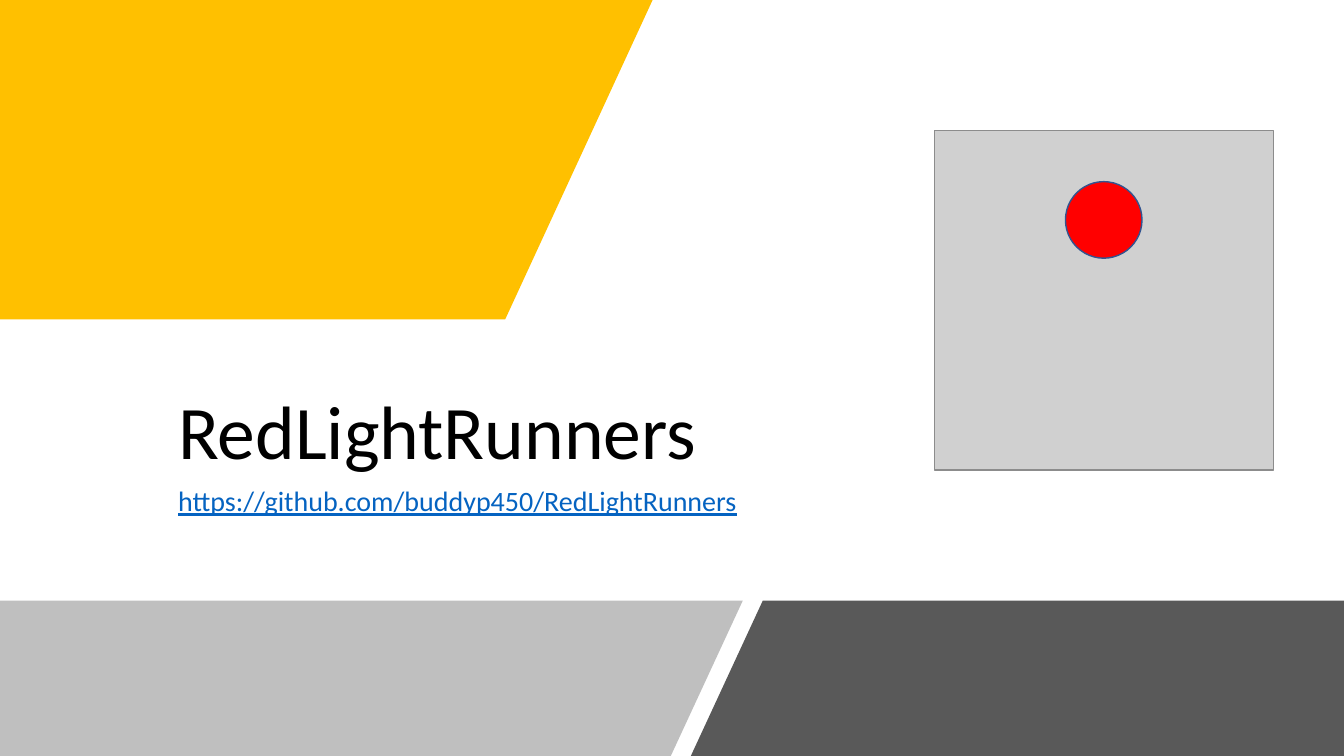
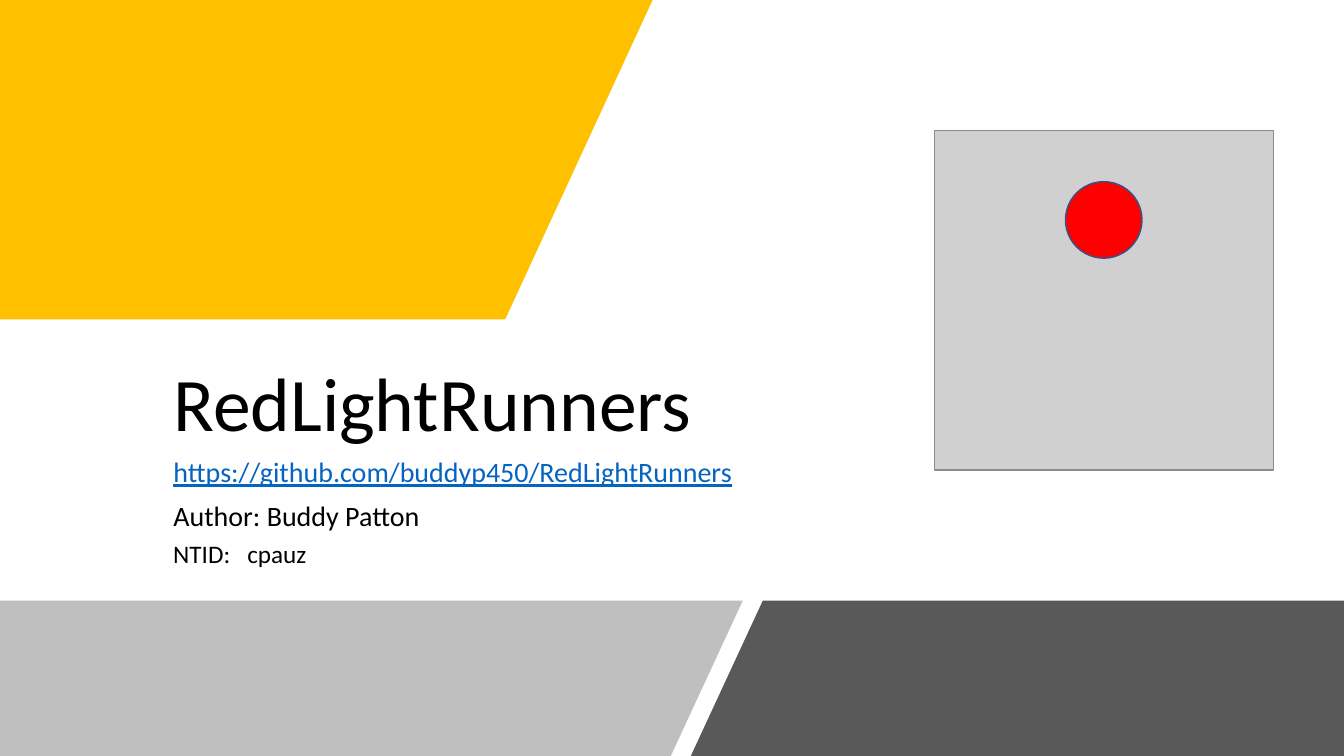
Before and after one commit to buddyp450/RedLightRunners, a slide deck: slide 1 of RedLightRunners.pptx. Drawn at 1344x756 pixels with LibreOffice and Linux fonts; fonts in the diff are those of the drawing; grey boxes stand for pictures. Boxes give left, top, right and bottom in pixels: in the first picture for what was removed or moved away, otherwise in the second. Text is boxed around its words. In the diff, an @@ line names an element or a change of style, - is before the commit and + after.

```diff
--- a/RedLightRunners.pptx
+++ b/RedLightRunners.pptx
@@ title "RedLightRunners": place and size @@
-title "RedLightRunners" at (178, 406, 696, 472)
+title "RedLightRunners" at (173, 378, 691, 444)
@@ subtitle "https://github.com/buddyp450/RedLightRunners": place and size @@
-subtitle "https://github.com/buddyp450/RedLightRunners" at (178, 491, 736, 516)
+subtitle "https://github.com/buddyp450/RedLightRunners" at (173, 462, 731, 531)
@@ subtitle at (173, 506, 419, 531): paragraph added @@
+Author: Buddy Patton
@@ text added at (173, 546, 306, 567), 18 pt, text #000000 @@
+NTID: cpauz
```
Also in this commit, not shown: 3 other slides changed, 1 slide added.
